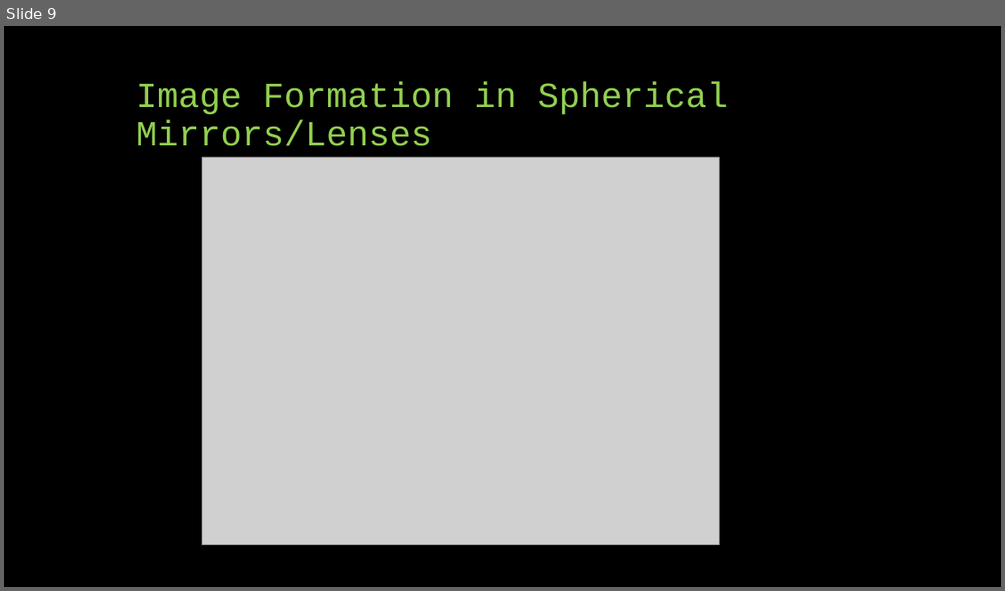
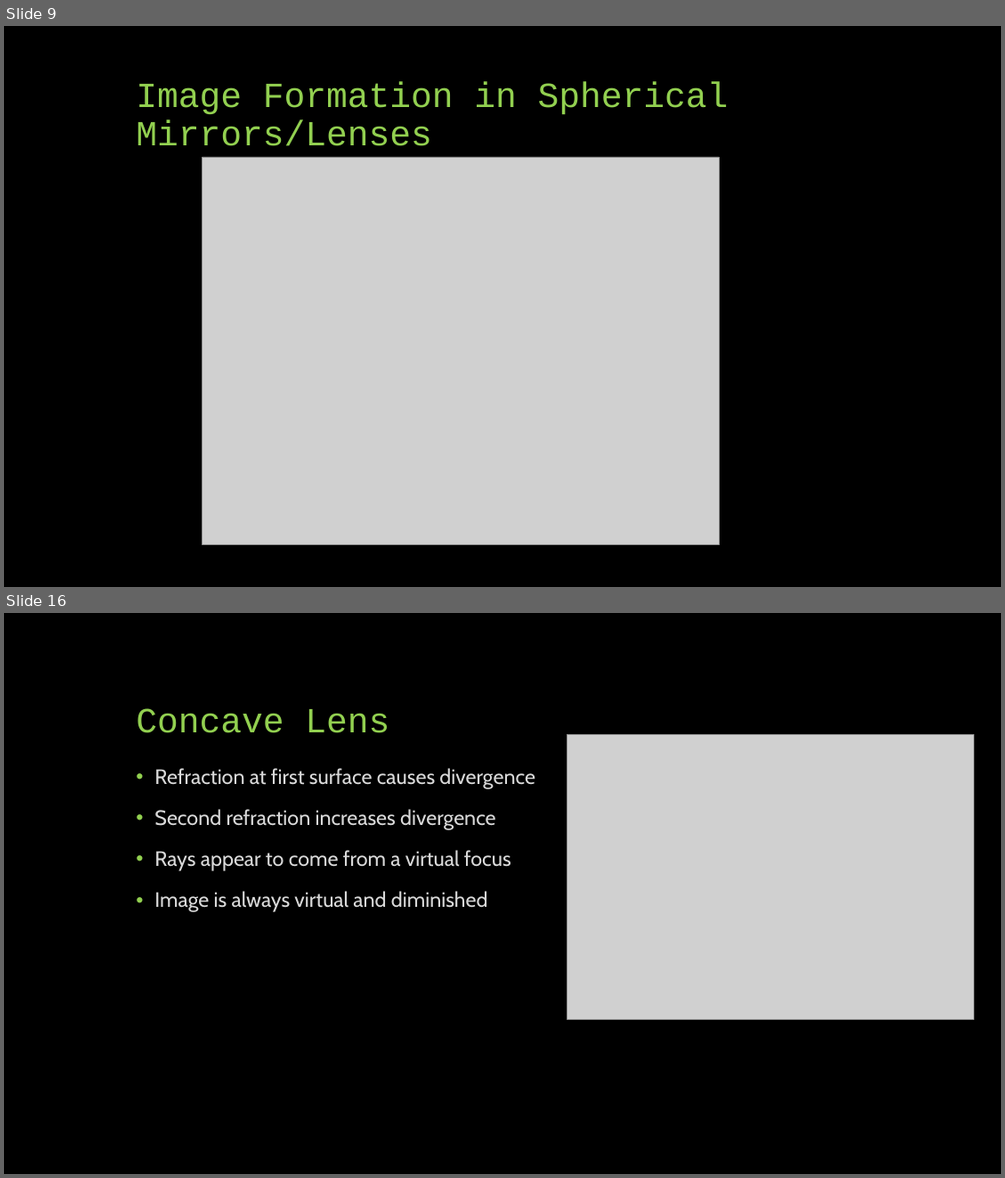
Before and after one commit to SreejithRajan-Lab/Computer-Vision, a slide deck: Presentations/Computer Vision – Module 1.pptx. Shown one above the other, each under a label of ours: slide 9 before the commit, slides 9 and 16 after it; the slides between them are not shown. The pictures are 1005x591 and 1005x1178 pixels, drawn with LibreOffice and Linux fonts; fonts in the diff are those of the drawing; grey boxes stand for pictures. Boxes give left, top, right and bottom in pixels: in the first picture for what was removed or moved away, otherwise in the second. Text is boxed around its words. In the diff, an @@ line names an element or a change of style, - is before the commit and + after.

```diff
--- a/Presentations/Computer Vision – Module 1.pptx
+++ b/Presentations/Computer Vision – Module 1.pptx
@@ slide 16 added at box(4, 613, 1001, 1174), background #000000 @@
@@ title added at box(136, 708, 389, 733), 34 pt, text #92D050 @@
+Concave Lens
@@ picture added at box(567, 734, 973, 1019) @@
@@ text added at box(154, 768, 535, 912), 20 pt, text #D9D9D9 @@
+• Refraction at first surface causes divergence
+• Second refraction increases divergence
+• Rays appear to come from a virtual focus
+• Image is always virtual and diminished
```
Also in this commit, not shown: 8 other slides added.
